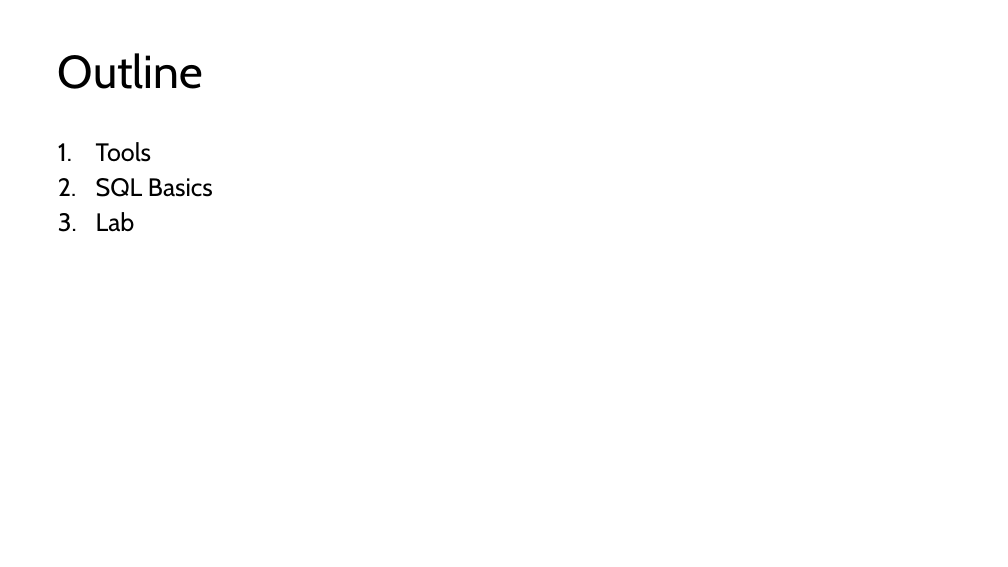
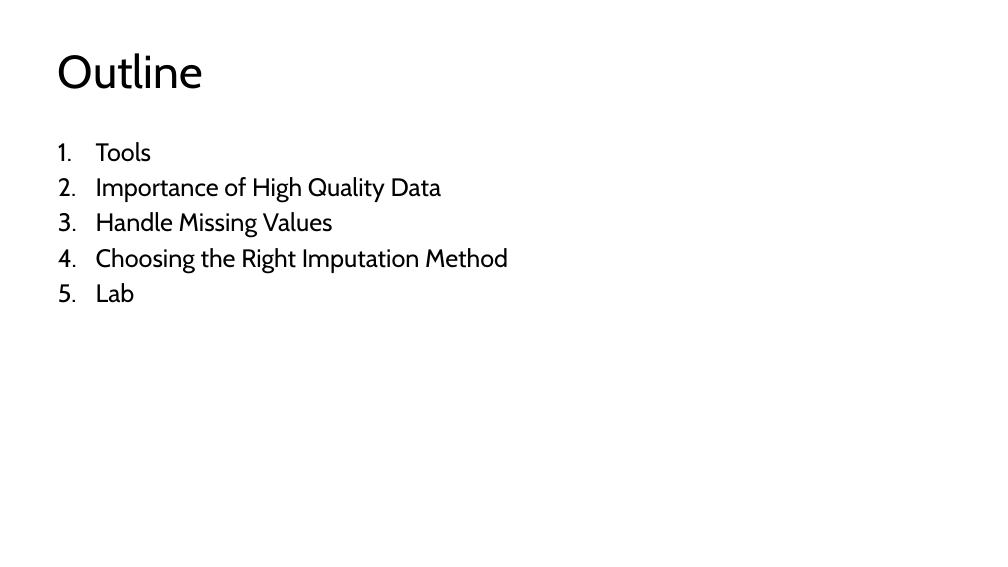
Before and after one commit to kershrita/Data-Science-Roadmap, a slide deck: slide 2 of slides/Session 04 - Planets with pandas & matplotlib.pptx. Drawn at 1008x567 pixels with LibreOffice and Linux fonts; fonts in the diff are those of the drawing. Boxes give left, top, right and bottom in pixels: in the first picture for what was removed or moved away, otherwise in the second. Text is boxed around its words. In the diff, an @@ line names an element or a change of style, - is before the commit and + after.

```diff
--- a/slides/Session 04 - Planets with pandas & matplotlib.pptx
+++ b/slides/Session 04 - Planets with pandas & matplotlib.pptx
@@ text at box(96, 177, 508, 273): text changed @@
-2. SQL Basics
+2. Importance of High Quality Data
+3. Handle Missing Values
+4. Choosing the Right Imputation Method
```
Also in this commit, not shown: 3 other slides changed, 14 slides added, 13 slides removed.
